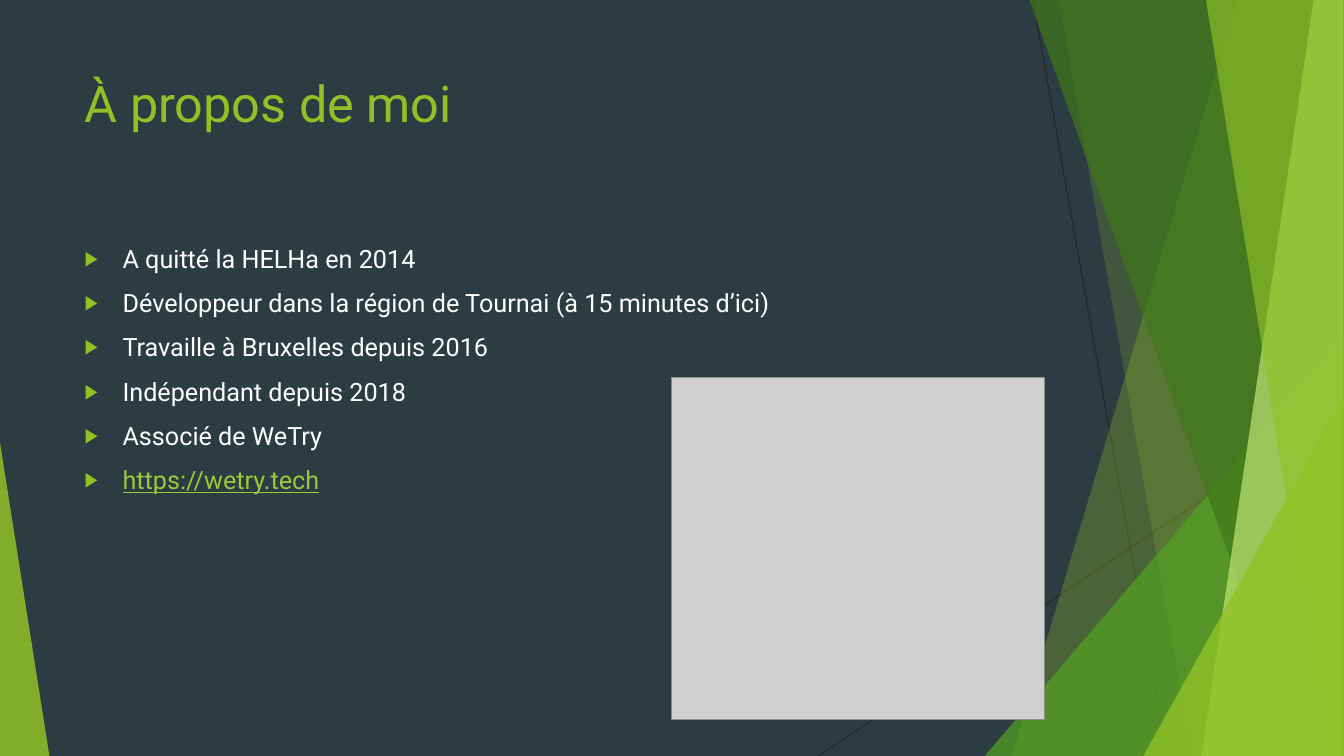
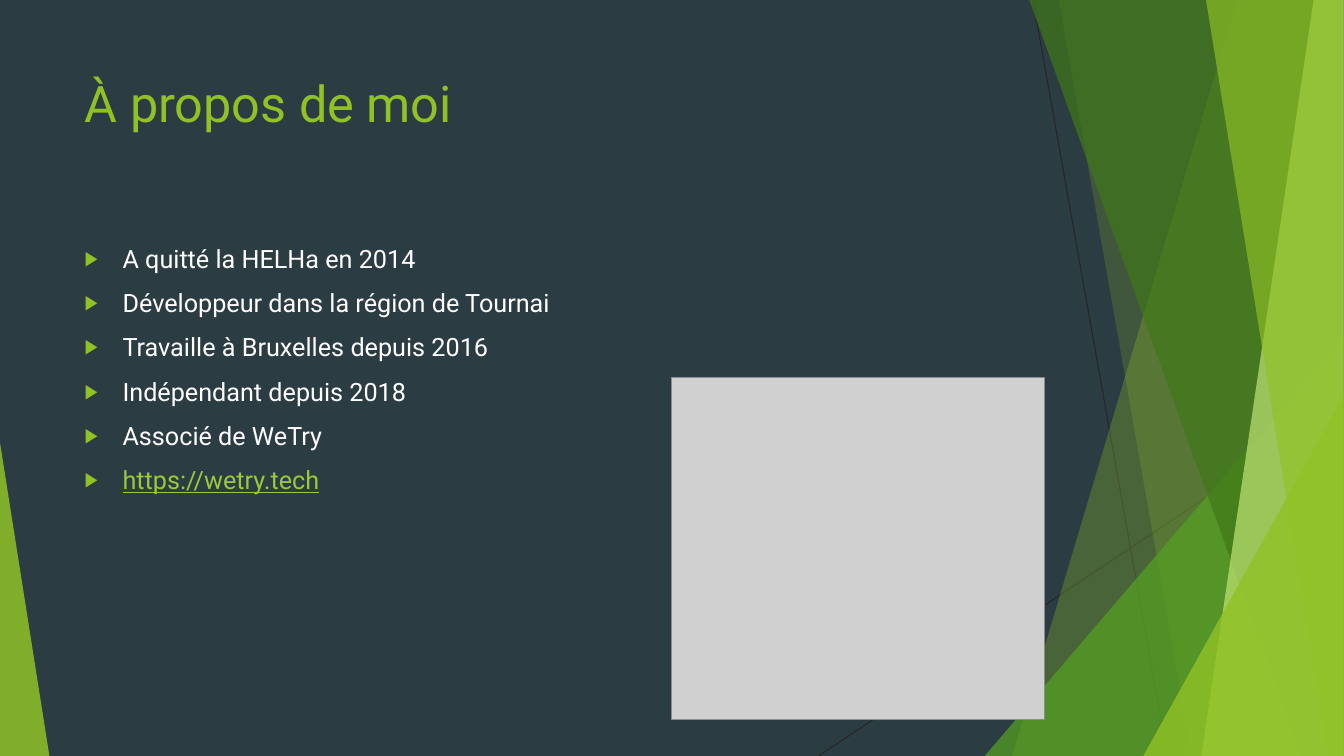
Before and after one commit to worming004/SimpleIsNotEasy, a slide deck: slide 2 of PPT/Easy != Simple.pptx. Drawn at 1344x756 pixels with LibreOffice and Linux fonts; fonts in the diff are those of the drawing; grey boxes stand for pictures. Boxes give left, top, right and bottom in pixels: in the first picture for what was removed or moved away, otherwise in the second. Text is boxed around its words. In the diff, an @@ line names an element or a change of style, - is before the commit and + after.

```diff
--- a/PPT/Easy != Simple.pptx
+++ b/PPT/Easy != Simple.pptx
@@ text at (x1=123, y1=293, x2=549, y2=318): text changed @@
-▶ Développeur dans la région de Tournai (à 15 minutes d’ici)
+▶ Développeur dans la région de Tournai
```
Also in this commit, not shown: 2 other files.
